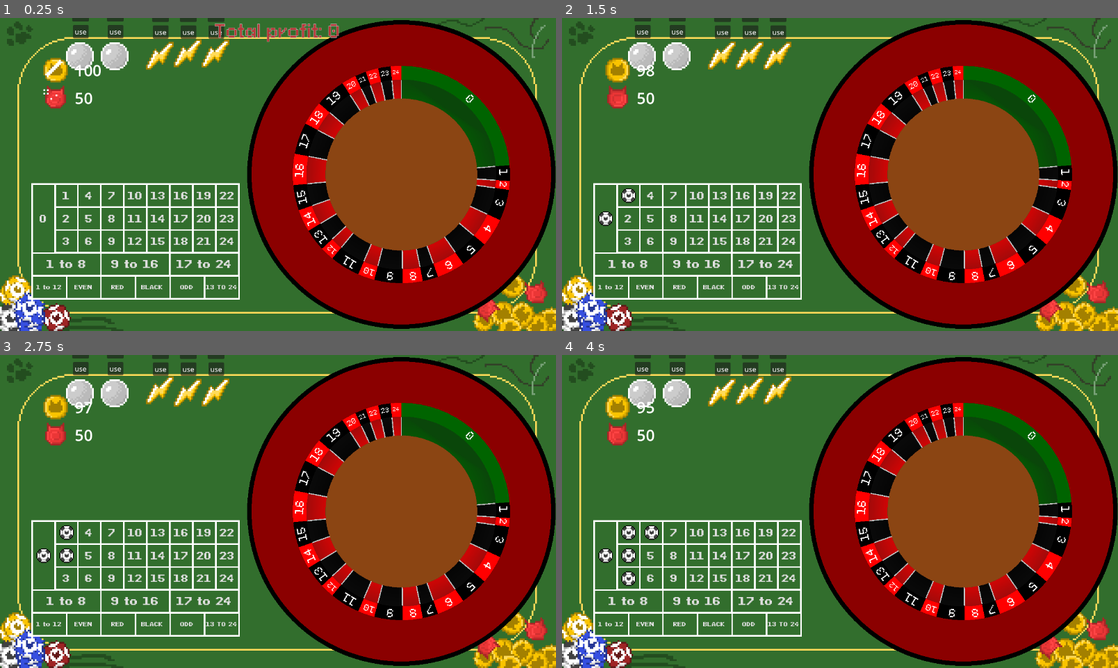
Above: before the commit, frames 1-4 (two rows, left to right).
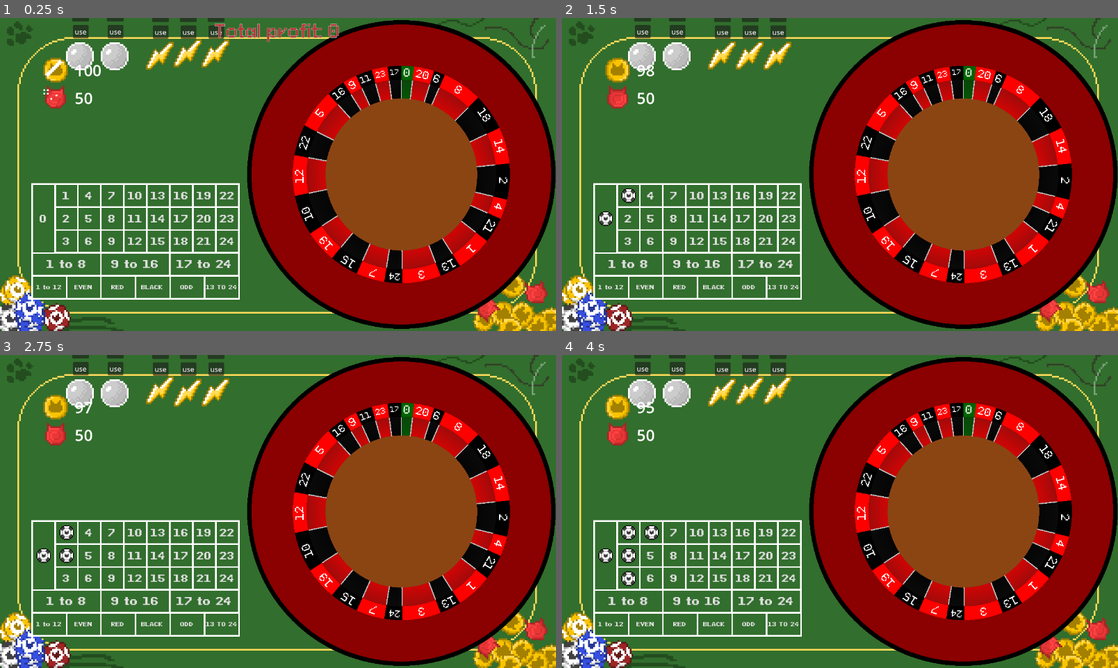
Above: after the commit, the same moments.

Repository: DuneRanger/Very-Serious-GameJam-2026
Game: Godot game, scene res://scenes/game/game_scene/game_scene.tscn
Same seed, same stepped clock (60 frames per second), same inputs: the game is played once before the commit and once after it. Sound files missing from this copy of the repository are replaced by a short silence.
Inputs:
- Up to frame 1 (0.25 s): no input
- Up to frame 2 (1.5 s): click "0" at 0.5 s; click "1" at 1.25 s
- Up to frame 3 (2.75 s): click "2" at 2 s
- Up to frame 4 (4 s): click "3" at 2.75 s; click "4" at 3.5 s

The runs differ from the first frame. In frame 1, 7.0% of the frame differs, in the area x 52-92%, y 15-85%; in frame 2, 7.0%; in frame 3, 7.0%; in frame 4, 7.0%.

Commit message:
Add full roulette reset capabilities

Diff:
--- a/scenes/game/game_scene/roulette/roulette.gd
+++ b/scenes/game/game_scene/roulette/roulette.gd
@@ -10,22 +10,62 @@
 	while abs(rot) < 0.03 : rot = randf_range(-0.04, 0.04)
 	return rot
 
+# -------------------------------- Initial values --------------------------------
+
+var initial_cell_order : Array[int] = [0, 20, 6, 8, 18, 14, 2, 4, 21, 1, 13, 3, 24, 7, 15, 19, 10, 12, 22, 5, 16, 9, 11, 23, 17]
+var initial_cells : Array[RouletteCell]
+var reset = true
+
+func get_initial_balls() -> Array[RouletteBall]:
+	return [RouletteBall.new()]
+
+func prepare_inital_cells():
+	if len(initial_cells) != 0: return
+	for i in len(initial_cell_order):
+		var curCol = Color.RED
+		var num = initial_cell_order[i]
+		if i % 2 == 0: curCol = Color.BLACK
+		if num == 0: curCol = Color.DARK_GREEN
+		initial_cells.append(RouletteCell.new(num, curCol))
+
 var cells : Array[RouletteCell] = []
 var default_font : Font = load("res://assets/fonts/PixeloidMono.otf");
 
-const base_roulette_numbers : int = 24
 # (base_roulette_numbers + 1) includes the green 0
-var total_weight : float = (base_roulette_numbers + 1) * RouletteCell.base_cell_weight
+var total_weight : float = 0
 
 func _init():
-	cells.append(RouletteCell.new(0, Color.DARK_GREEN))
-	for i in range(base_roulette_numbers):
-		var curCol = Color.RED
-		if i % 2 == 0: curCol = Color.BLACK
-		cells.append(RouletteCell.new(i + 1, curCol))
+	prepare_inital_cells()
+	cells = initial_cells.duplicate_deep()
+	balls = get_initial_balls()
+	prepare_balls()
+
 	randomize_weights()
-	cells[0].weight = 10
+	#cells[0].weight = 10
 	update_total_weight()
+
+func _ready():
+	build_outer_wall()
+	build_banks()
+
+
+func full_reset():
+	cells.clear()
+	balls.clear()
+	for n in get_children():
+		if n is RouletteBall or RouletteCell:
+			print("Removing ", n)
+			remove_child(n)
+			n.queue_free()
+	cells = initial_cells.duplicate_deep()
+	balls = get_initial_balls()
+	prepare_balls()
+
+	randomize_weights()
+	update_total_weight()
+
+	build_outer_wall()
+	build_banks()
 
 func randomize_weights():
 	for cell in cells:
@@ -132,25 +172,16 @@
 	else:
 		rotation_speed = min(0, max(rotation_speed + 0.000005, rotation_speed * 0.999))
 
-
 func spin_roulette():
 	GameManagerGlobal.caughtBalls = 0
 	GameManagerGlobal.caughtCells.clear()
 	reset_balls()
-	for ball in balls:
-		ball.show()
+	for ball in balls: ball.show()
 	rotation_speed = get_random_roulette_rot()
 	launch_balls()
 
 func stop_roulette():
 	rotation_speed = 0.0
-
-func _ready():
-	build_outer_wall()
-	build_banks()
-	prepare_balls()
-	for ball in balls:
-		ball.hide()
 
 var angular_velocity : float
 func angular_speed_at_point(point : Vector2) -> float:
@@ -170,7 +201,9 @@
 	queue_redraw()
 	match (GameManagerGlobal.game_state):
 		GameEnums.game_states.SPIN_PHASE:
+			reset = true
 			visual_rotation += rotation_speed
+			$inner_wheel_sprite.rotation += rotation_speed
 			if balls.all(func(ball : RouletteBall): return ball.settled): settled_frames += 1
 			else: settled_frames = 0
 			if settled_frames > 60:
@@ -185,6 +218,9 @@
 						#text += str(round(ball.get_speed())) + str(ball.caught_cell != null) + ", "
 				#print(text)
 		GameEnums.game_states.BET_PHASE:
+			#if reset: full_reset()
+			if reset: add_ball()
+			reset = false
 			pass
 		_:
 			pass
@@ -242,11 +278,17 @@
 var balls : Array[RouletteBall] = []
 
 func prepare_balls():
-	for i in range(30):
-		balls.append(RouletteBall.new())
 	for ball in balls:
+		ball.hide()
+		ball.freeze = true
 		add_child(ball)
-		ball.freeze = true
+
+func add_ball():
+	var ball = RouletteBall.new()
+	ball.hide()
+	ball.freeze = true
+	add_child(ball)
+	balls.append(ball)
 
 func reset_balls():
 	for ball in balls:
@@ -267,6 +309,7 @@
 var inner_incline_strength : float = 600
 var inner_incline_radius : int = inner_circle_radius
 var cell_radius_end : int = cell_circle_radius
+var cell_bank_incline_strength : float = 100
 var outer_incline_radius : int = bank_radius_pos + bank_trigger_radius
 var outer_incline_strength : float = 800
 
@@ -285,6 +328,8 @@
 
 		if ball_rad <= inner_incline_radius + ball.ball_radius:
 			ball.apply_central_impulse(ball_to_mid.normalized() * inner_incline_strength * _delta)
+		if ball_rad <= bank_radius_pos + 2 * ball.ball_radius:
+			ball.apply_central_impulse(ball_to_mid.normalized() * cell_bank_incline_strength * _delta)
 		elif ball_rad >= outer_circle_radius - ball.ball_radius:
 			ball.apply_central_impulse(-ball_to_mid.normalized() * outer_incline_strength * _delta)
 		elif ball_rad >= outer_incline_radius + ball.ball_radius:
--- a/scenes/game/game_scene/roulette/roulette_ball.gd
+++ b/scenes/game/game_scene/roulette/roulette_ball.gd
@@ -18,6 +18,7 @@
 var fast_slowdown_speed : float = 100
 var max_speed : float = 10000
 static var ball_radius : float = 8
+static var ball_id : float = 0
 
 ## Marks the ball as settled and no longer updates physics
 var settled : bool = false
@@ -32,9 +33,11 @@
 func _init():
 	mass = 1.0
 	gravity_scale = 0
+	name = "Ball %s" % ball_id
+	ball_id += 1
 
 	var phys_mat = PhysicsMaterial.new()
-	phys_mat.bounce = 0.5
+	phys_mat.bounce = 0.7
 	phys_mat.friction = 0.0001
 	physics_material_override = phys_mat
 
